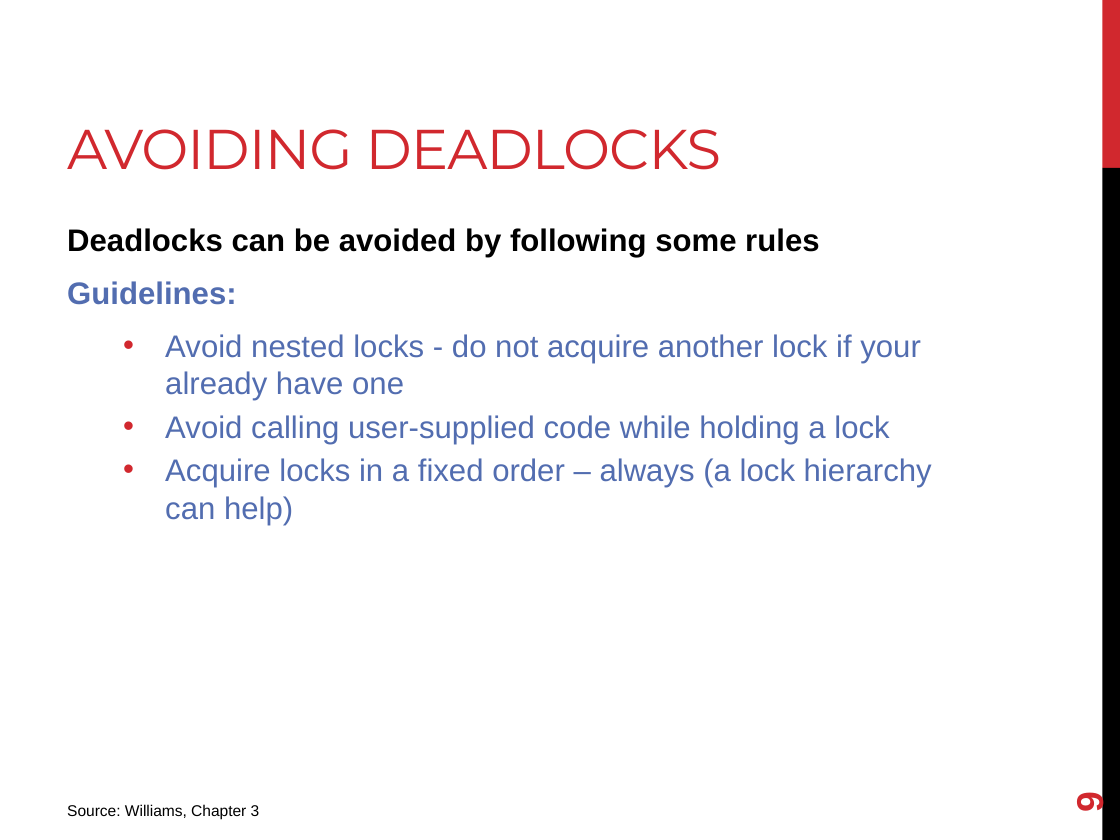
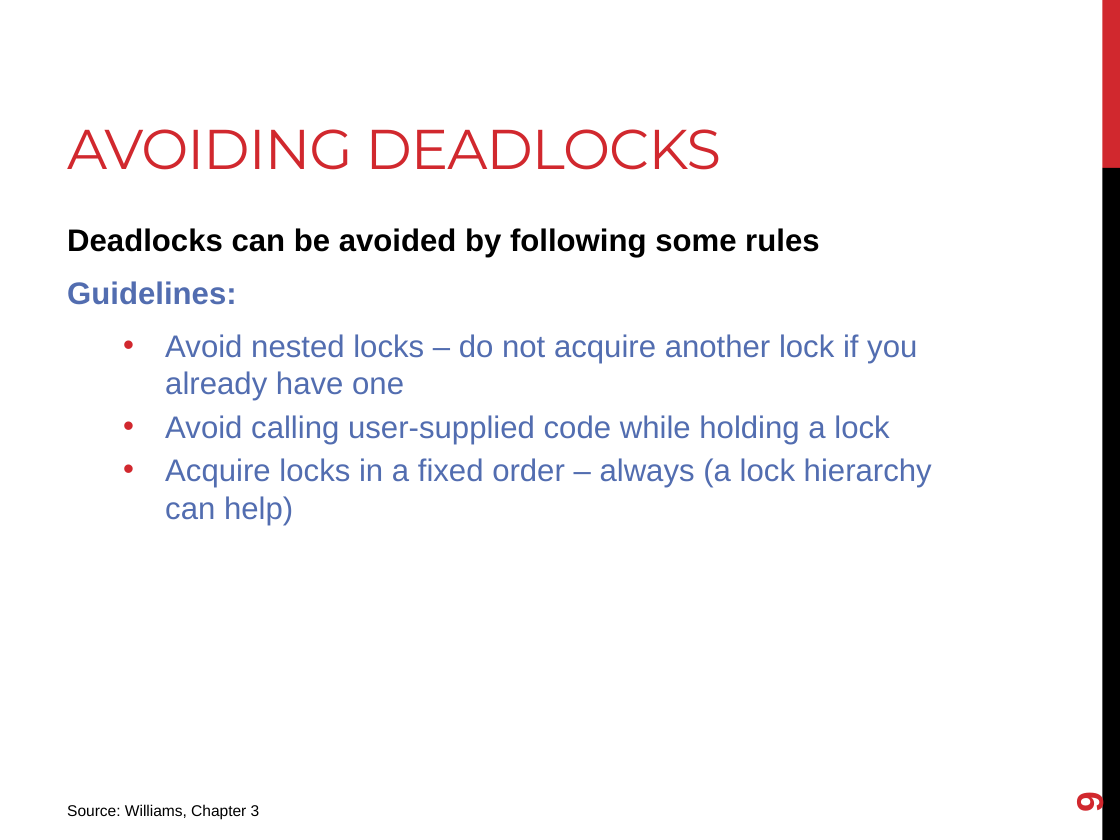
Before and after one commit to joshpeterson/DevelopingConcurrentSoftware, a slide deck: slide 9 of Lectures/Mutexes/Mutexes.pptx. Drawn at 1120x840 pixels with LibreOffice and Linux fonts; fonts in the diff are those of the drawing. Boxes give left, top, right and bottom in pixels: in the first picture for what was removed or moved away, otherwise in the second. Text is boxed around its words. In the diff, an @@ line names an element or a change of style, - is before the commit and + after.

```diff
--- a/Lectures/Mutexes/Mutexes.pptx
+++ b/Lectures/Mutexes/Mutexes.pptx
@@ text at bbox=[165, 334, 917, 400]: text changed @@
-  • Avoid nested locks - do not acquire another lock if your already have one
+  • Avoid nested locks – do not acquire another lock if you already have one
```
Also in this commit, not shown: 3 other slides changed, 1 other file.
